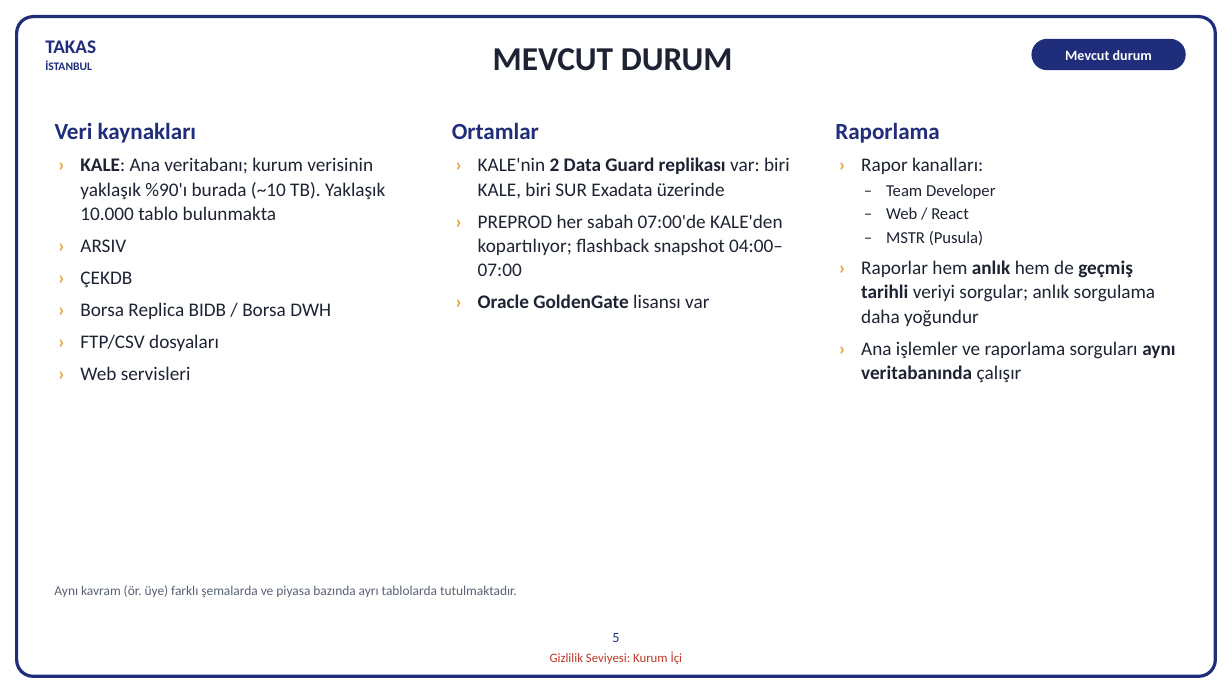
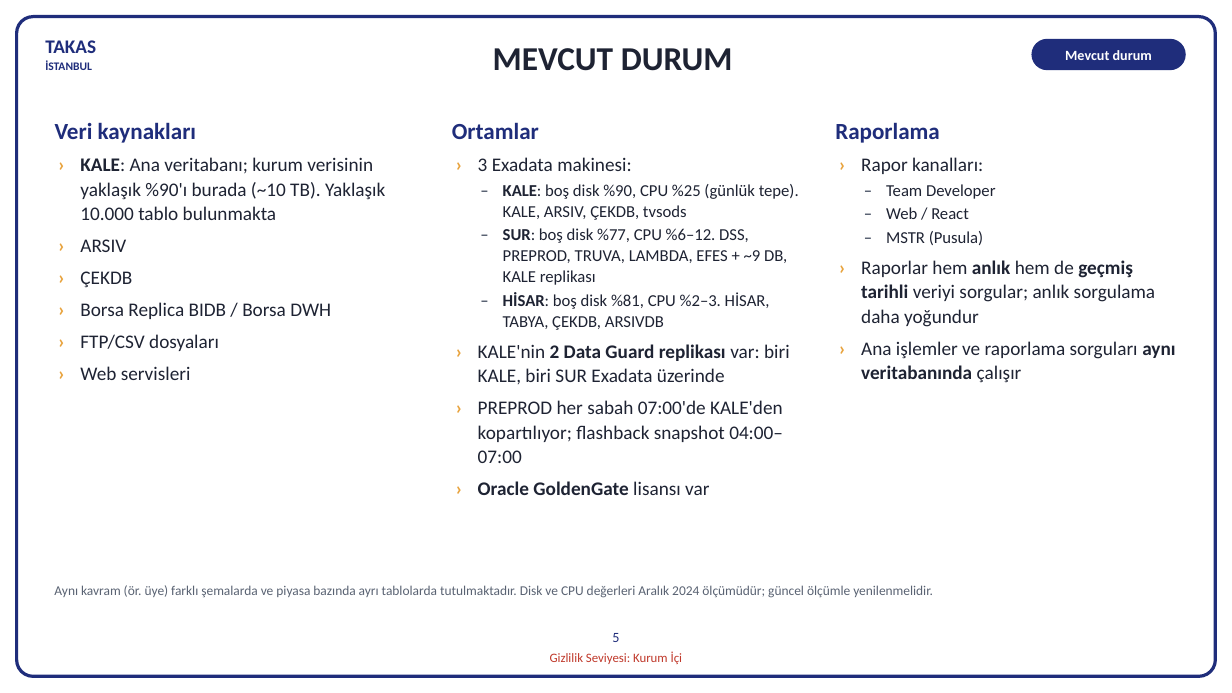
Before and after one commit to hanifidemirel0/Cursor-Projects, a slide deck: slide 5 of outputs/dwh-sunum-kasim-2026/5 - DWHSunum_Kasim2026.pptx. Drawn at 1232x693 pixels with LibreOffice and Linux fonts; fonts in the diff are those of the drawing. Boxes give left, top, right and bottom in pixels: in the first picture for what was removed or moved away, otherwise in the second. Text is boxed around its words. In the diff, an @@ line names an element or a change of style, - is before the commit and + after.

```diff
--- a/outputs/dwh-sunum-kasim-2026/5 - DWHSunum_Kasim2026.pptx
+++ b/outputs/dwh-sunum-kasim-2026/5 - DWHSunum_Kasim2026.pptx
@@ text at <box>478,157,799,330</box>: paragraphs added @@
+› 3 Exadata makinesi:
+– KALE: boş disk %90, CPU %25 (günlük tepe). KALE, ARSIV, ÇEKDB, tvsods
+– SUR: boş disk %77, CPU %6–12. DSS, PREPROD, TRUVA, LAMBDA, EFES + ~9 DB, KALE replikası
+– HİSAR: boş disk %81, CPU %2–3. HİSAR, TABYA, ÇEKDB, ARSIVDB
@@ text at <box>54,585,933,598</box>: text changed @@
-Aynı kavram (ör. üye) farklı şemalarda ve piyasa bazında ayrı tablolarda tutulmaktadır.
+Aynı kavram (ör. üye) farklı şemalarda ve piyasa bazında ayrı tablolarda tutulmaktadır. Disk ve CPU değerleri Aralık 2024 ölçümüdür; güncel ölçümle yenilenmelidir.
```
Also in this commit, not shown: 11 other slides changed, 1 slide removed, 3 other files.
